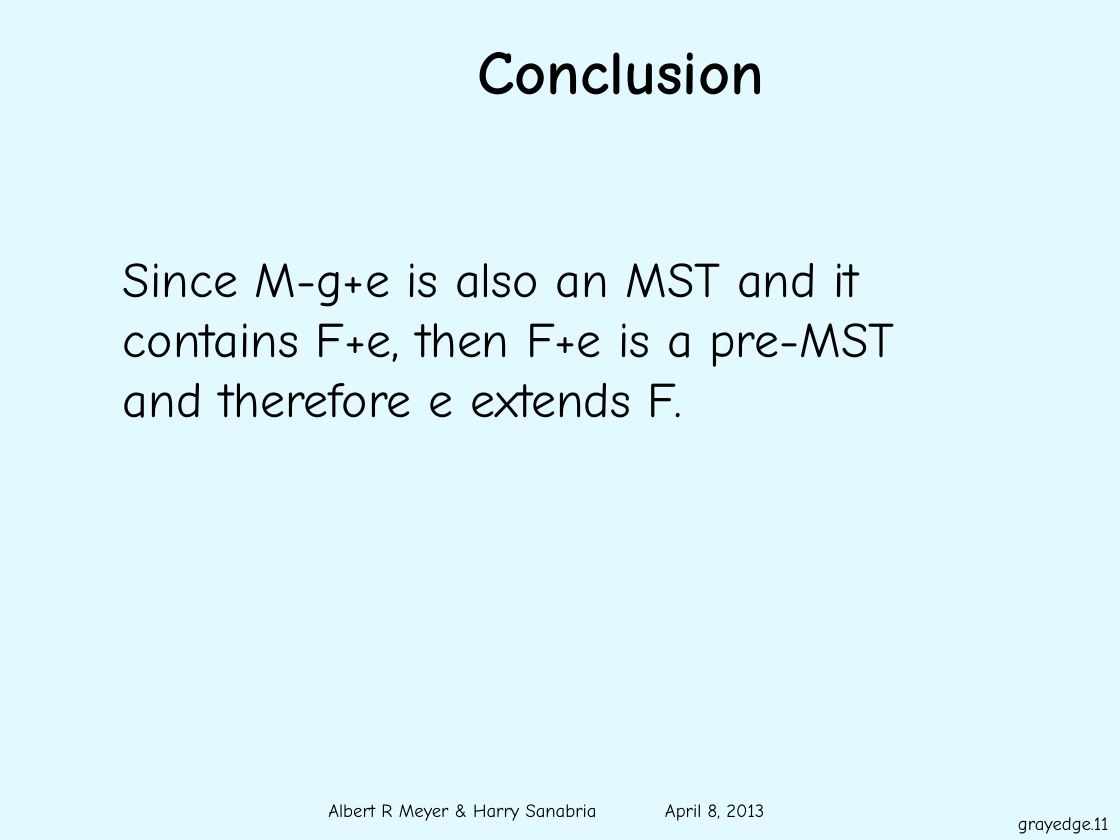
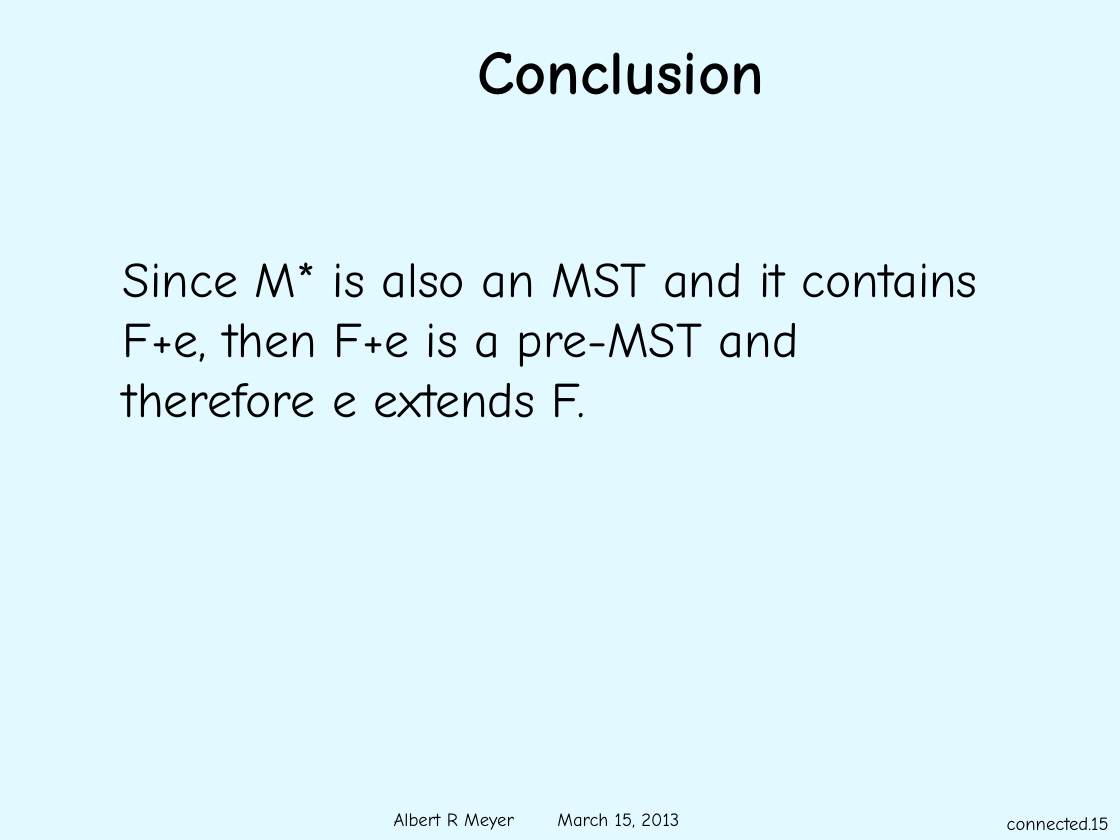
Before and after one commit to armeyer/mcs_web, a slide deck: slide 15 of spring13/slides13/gray-edges.pptx (slide 11 before the commit). Drawn at 1120x840 pixels with LibreOffice and Linux fonts; fonts in the diff are those of the drawing; background and template pictures are left out. Boxes give left, top, right and bottom in pixels: in the first picture for what was removed or moved away, otherwise in the second. Text is boxed around its words. In the diff, an @@ line names an element or a change of style, - is before the commit and + after.

```diff
--- a/spring13/slides13/gray-edges.pptx
+++ b/spring13/slides13/gray-edges.pptx
@@ text at [123,262,978,418]: text changed @@
-Since M-g+e is also an MST and it contains F+e, then F+e is a pre-MST and therefore e extends F.
+Since M* is also an MST and it contains F+e, then F+e is a pre-MST and therefore e extends F.
@@ text at [394,813,679,830]: text changed @@
-Albert R Meyer & Harry Sanabria April 8, 2013
+Albert R Meyer March 15, 2013
@@ page number at [1007,817,1109,830]: text changed @@
-grayedge.11
+connected.15
```
Also in this commit, not shown: 10 other slides changed, 6 slides added, 1 other file.
